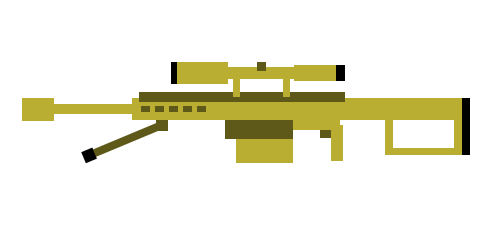
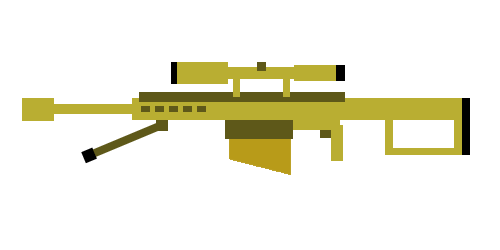
Two versions of the same layered image (500 × 250). Layer-by-layer changes:
moved "背景" above "貼上的圖層" over [229, 139, 293, 161]
renamed "Clip" to "貼上的圖層", painted on it over [229, 139, 293, 175]
